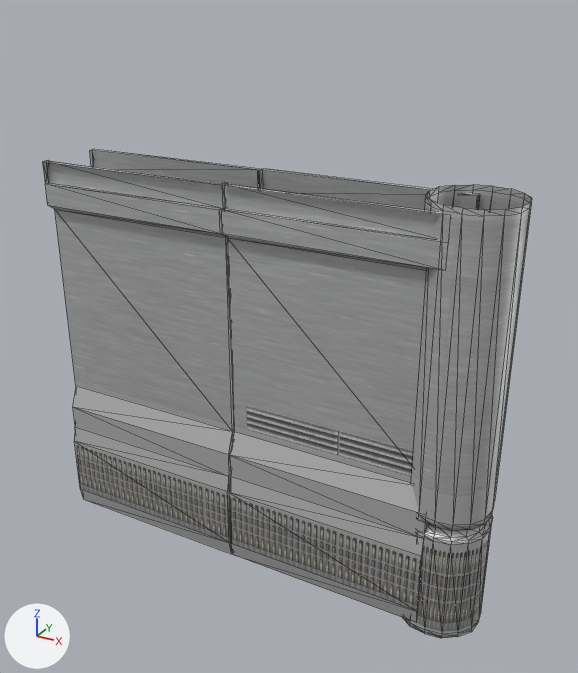
The glTF model Game/memorization-dungeon-crawler/levels/dungeons/machine/machine/wall/machine wall.glb: old version first, new version second.
One viewpoint serves both versions: a 50 mm camera at (4.8, -7.64, 6.92) aimed at (0.55, 0.08, 3.06). The axes (+X, +Y, +Z) are drawn at lower left. The lights are the same throughout. The older version comes first. Mesh edges are drawn as thin lines. Vertices at exactly the same position are counted once.

Objects in the first picture: 'machine_wall'.
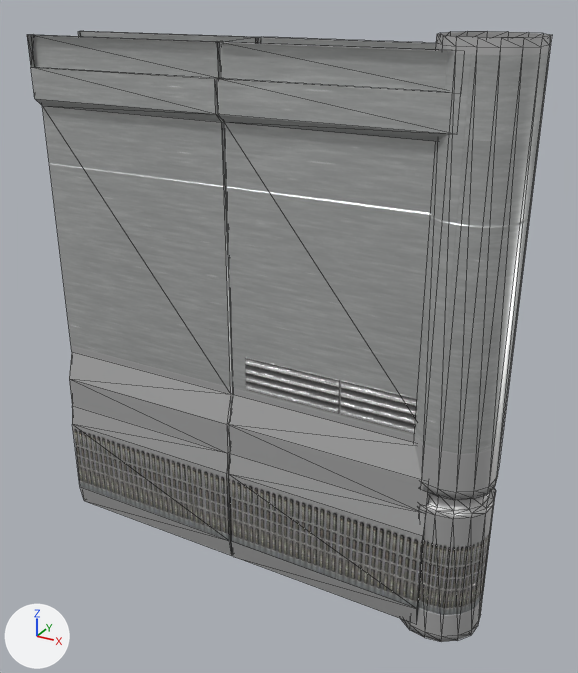
Changed parts and their boxes (x1, y1, x2, y2) in the pictures (578 x 673 px):
'machine_wall', surface changed, moved, rescaled (7% wider, 25% taller): before (42, 149, 532, 638); after (27, 31, 552, 642)

The change, as a list of edits to the scene's bpy script:
```text
Add img_normalmap:
    img_normalmap = load_image('NormalMap', '_unpacked/NormalMap', 1024, 1024, 'Non-Color')
Change mat_material_004:
    where n0 = _N.new('ShaderNodeBsdfPrincipled'); n0.name = 'Principled BSDF'
    add n0.inputs[2].default_value = 0.346  # 'Roughness'
    add n3 = _N.new('ShaderNodeNormalMap'); n3.name = 'Normal Map'
    add n3.uv_map = 'UVMap'
    add n4 = _N.new('ShaderNodeTexImage'); n4.name = 'Image Texture.001'
    add n4.image = img_normalmap
    add _L.new(n3.outputs[0], n0.inputs[5])  # 'Normal' to 'Normal'
    add _L.new(n4.outputs[0], n3.inputs[1])  # 'Color' to 'Color'
Change me_cube_004:
    used by ob_machine_wall; location = (0.0, 0.0, 0.0)
    remove me_cube_004.from_pydata(...)  # 321 vertices, 572 faces; spans x -2.58..3.2, y -0.52..0.52, z -0.09..5.03
    add me_cube_004.from_pydata(...)  # 321 vertices, 572 faces; spans x -2.58..3.2, y -0.52..0.52, z -0.15..6.51
    me_cube_004 part 1: the whole mesh is scaled about its middle by (1, 1, 1.3), then moved by (0.0, 0.0, 0.71)
```
